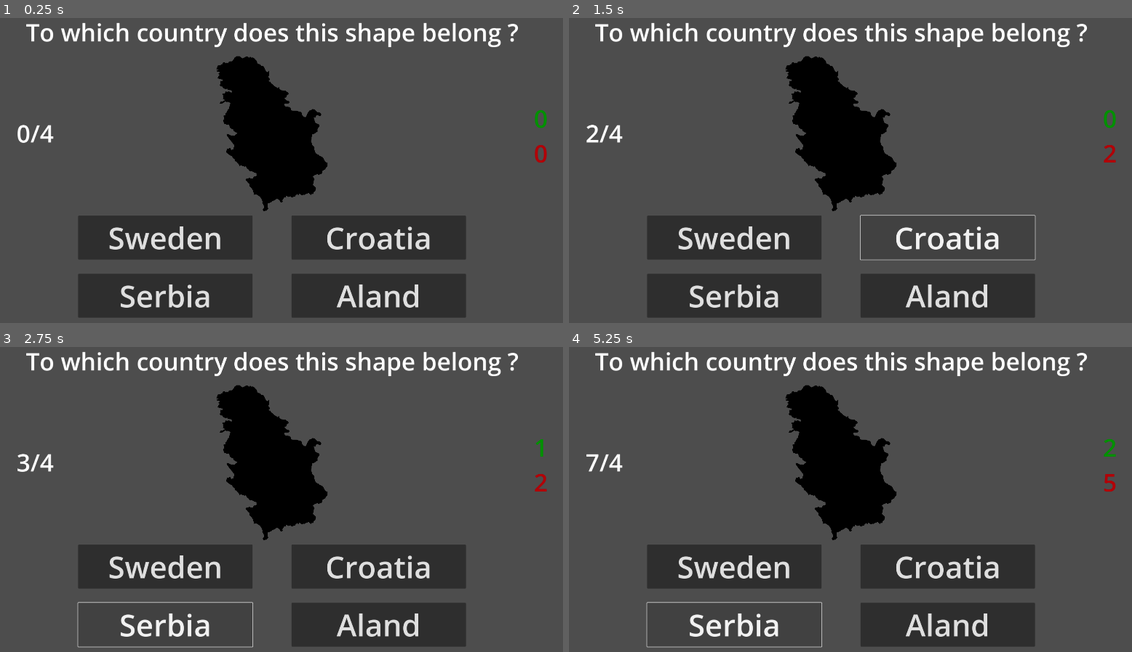
Above: before the commit, frames 1-4 (two rows, left to right).
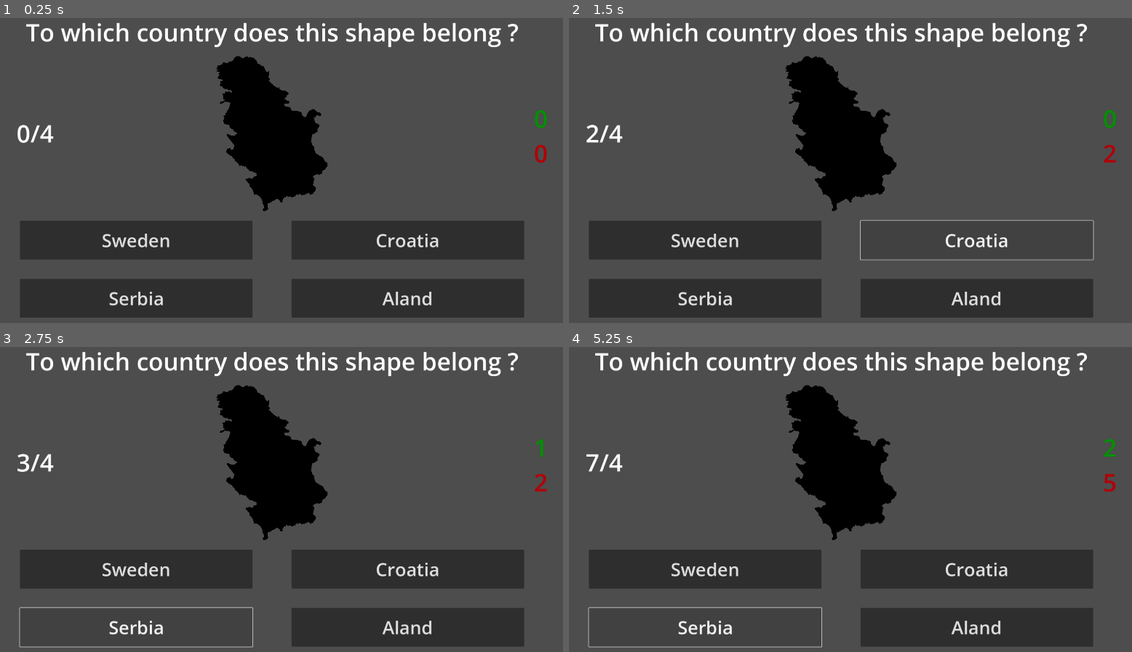
Above: after the commit, the same moments.

Repository: Nolan-Pin/GeoTrain
Game: Godot game, scene res://country_shape.tscn
Two runs of this game, one before a commit and one after it. Both use one fixed random seed, a clock stepped at 60 frames per second and the inputs below. This scene is started directly instead of the project's main scene.
Inputs:
- Up to frame 1 (0.25 s): no input
- Up to frame 2 (1.5 s): click "Sweden" at 0.5 s; click "Croatia" at 1.25 s
- Up to frame 3 (2.75 s): click "Serbia" at 2 s
- Up to frame 4 (5.25 s): click "Aland" at 2.75 s; click "Sweden" at 3.5 s; click "Croatia" at 4.25 s; click "Serbia" at 5 s

The runs differ from the first frame. In frame 1, 9.5% of the frame differs, in the area x 3-94%, y 64-99%; in frame 2, 8.0%; in frame 3, 8.1%; in frame 4, 8.1%.

Commit message:
Fix country name wrap which change the button size
Disable auto wrap for the button wrap.
Made the button larger and font smaller to avoid cutting to many country
name.

Diff:
--- a/country_shape.tscn
+++ b/country_shape.tscn
@@ -13,14 +13,15 @@
 anchors_preset = 2
 anchor_top = 1.0
 anchor_bottom = 1.0
-offset_left = 320.0
+offset_left = 128.0
 offset_top = -376.0
 offset_right = 896.0
 offset_bottom = -248.0
 grow_vertical = 0
 size_flags_vertical = 8
-theme_override_font_sizes/font_size = 100
-autowrap_mode = 2
+theme_override_font_sizes/font_size = 60
+text_overrun_behavior = 1
+clip_text = true
 
 [node name="Choice2" type="Button" parent="."]
 anchors_preset = 2
@@ -28,25 +29,27 @@
 anchor_bottom = 1.0
 offset_left = 1024.0
 offset_top = -376.0
-offset_right = 1600.0
+offset_right = 1792.0
 offset_bottom = -248.0
 grow_vertical = 0
 size_flags_vertical = 8
-theme_override_font_sizes/font_size = 100
-autowrap_mode = 2
+theme_override_font_sizes/font_size = 60
+text_overrun_behavior = 1
+clip_text = true
 
 [node name="Choice3" type="Button" parent="."]
 anchors_preset = 2
 anchor_top = 1.0
 anchor_bottom = 1.0
-offset_left = 320.0
+offset_left = 128.0
 offset_top = -184.0
 offset_right = 896.0
 offset_bottom = -56.0
 grow_vertical = 0
 size_flags_vertical = 8
-theme_override_font_sizes/font_size = 100
-autowrap_mode = 2
+theme_override_font_sizes/font_size = 60
+text_overrun_behavior = 1
+clip_text = true
 
 [node name="Choice4" type="Button" parent="."]
 anchors_preset = 2
@@ -54,12 +57,13 @@
 anchor_bottom = 1.0
 offset_left = 1024.0
 offset_top = -184.0
-offset_right = 1600.0
+offset_right = 1792.0
 offset_bottom = -56.0
 grow_vertical = 0
 size_flags_vertical = 8
-theme_override_font_sizes/font_size = 100
-autowrap_mode = 2
+theme_override_font_sizes/font_size = 60
+text_overrun_behavior = 1
+clip_text = true
 
 [node name="GameGoal" type="Label" parent="."]
 anchors_preset = 5
--- a/data/available_country.tres
+++ b/data/available_country.tres
@@ -306,7 +306,7 @@
 
 [sub_resource type="Resource" id="Resource_8tk4l"]
 script = ExtResource("1_pftdq")
-en_name = "kingdom of the netherlands"
+en_name = "netherlands"
 fr_name = "pays-bas"
 country_code = "nl"
 image = ExtResource("38_s1xq6")
